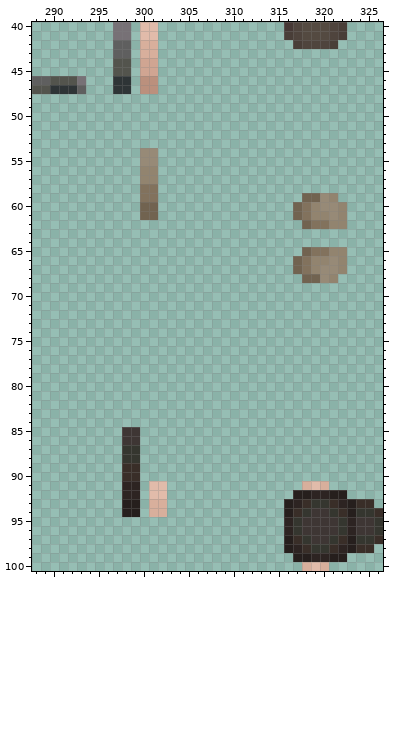
File history of a pixel-art file, Aseprite textures/sbeu piton.aseprite. That is the earlier state.
1024x1024 pixels, 1 frame. Colours within 5 levels of each other are drawn and written as one. Shown: x 288..326, y 40..100. The commit also changed other parts of the picture, which this record leaves out.
New version:
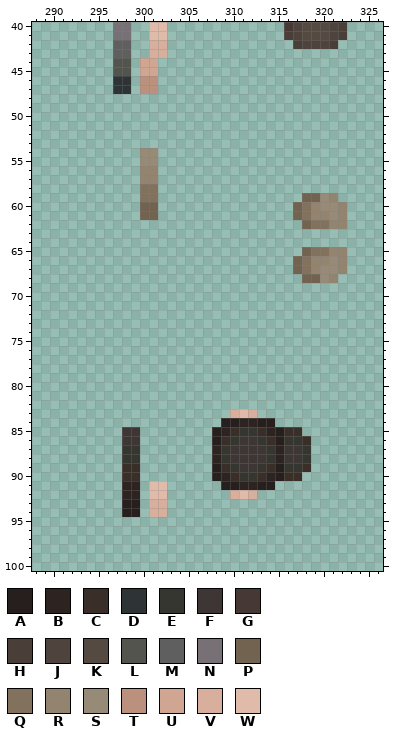
Palette (. is transparent): A #261f1d  B #2d2422  C #392e28  D #2e3436  E #35362f  F #3e3634  G #463835  H #493e38  J #4f443d  K #544a41  L #53544d  M #5f5f5f  N #777176  P #716350  Q #82725d  R #92846f  S #978a77  T #bb907d  U #d0a592  V #d8af9c  W #e1bbaa
Change:
@@ x 288..304 @@
- 40 .........NN.WW...
- 41 .........NN.WW...
- 42 .........MM.VV...
- 43 .........MM.VV...
+ 40 .........NN..WW..
+ 41 .........NN..WW..
+ 42 .........MM..VV..
+ 43 .........MM..VV..
  44 .........LL.UU...
  45 .........LL.UU...
- 46 MMLLLN...DD.TT...
- 47 LLDDDM...DD.TT...
+ 46 .........DD.TT...
+ 47 .........DD.TT...
  48 .................
@@ x 306..326 @@
  82 .....................
- 83 .....................
- 84 .....................
- 85 .....................
- 86 .....................
- 87 .....................
- 88 .....................
- 89 .....................
- 90 .....................
- 91 ............VWV......
- 92 ...........AABBAA....
- 93 ..........ABCEECBACC.
- 94 ..........ACEFFECAEEC
- 95 ..........BEFFFFEBFFE
- 96 ..........BEFFFFEBFFE
- 97 ..........ACEFFECAEEC
- 98 ..........ABCEECBACC.
- 99 ...........AABBAA....
-100 ............VWV......
+ 83 ....VWV..............
+ 84 ...AABBAA............
+ 85 ..ABCEECBACC.........
+ 86 ..ACEFFECAEEC........
+ 87 ..BEFFFFEBFFE........
+ 88 ..BEFFFFEBFFE........
+ 89 ..ACEFFECAEEC........
+ 90 ..ABCEECBACC.........
+ 91 ...AABBAA............
+ 92 ....VWV..............
+ 93 .....................
+ 94 .....................
+ 95 .....................
+ 96 .....................
+ 97 .....................
+ 98 .....................
+ 99 .....................
+100 .....................
Changed places in both pictures, as pixel boxes (x1, y1, x2, y2):
changed: (140, 22, 167, 58)
erased: (32, 76, 86, 94)
changed: (212, 409, 383, 571)
